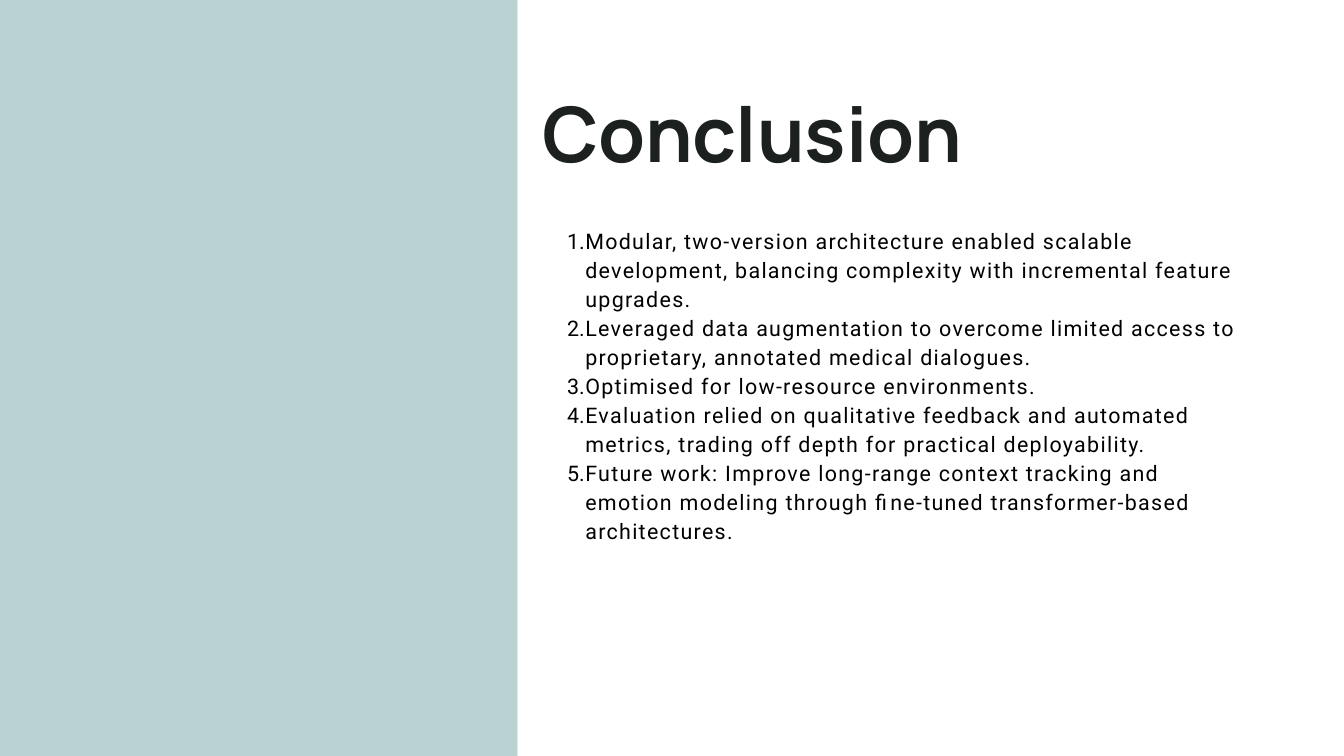
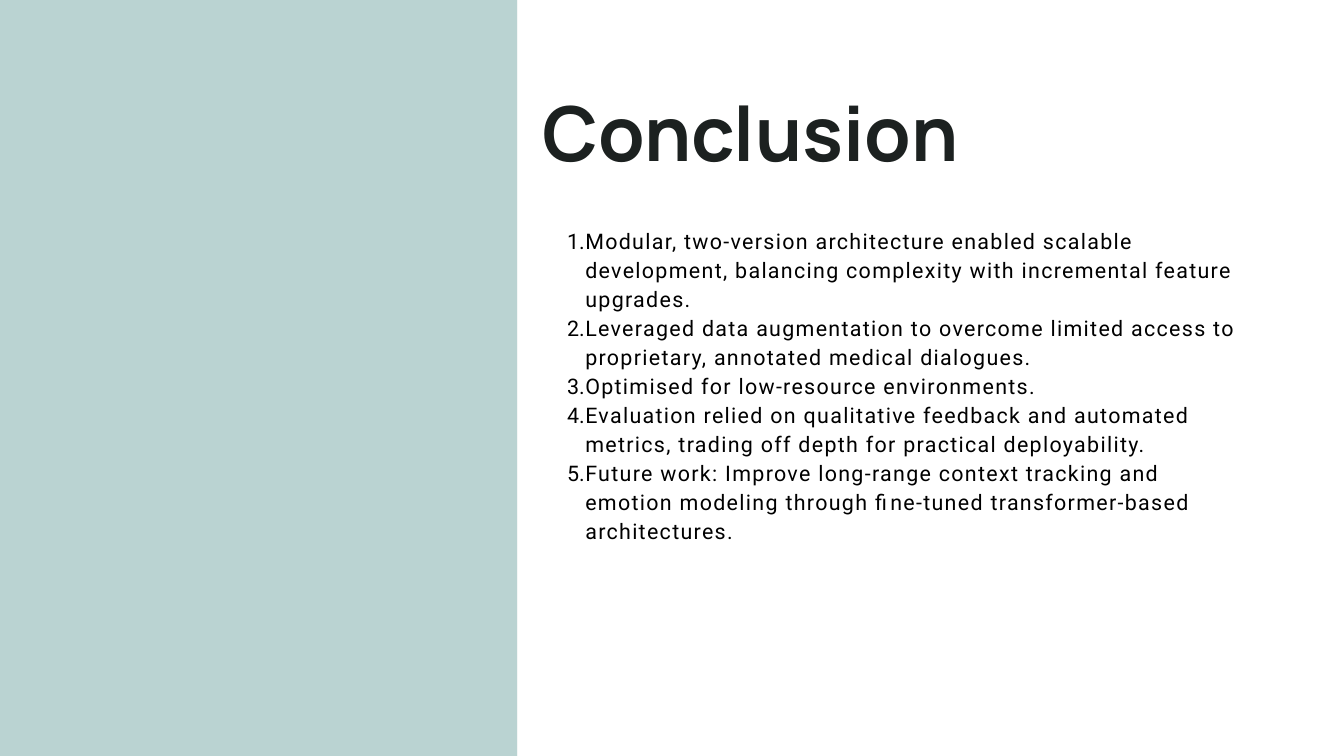
Before and after one commit to chihnara/empathetic-medchat, a slide deck: slide 9 of docs/demo.pptx (slide 8 before the commit). Drawn at 1344x756 pixels with LibreOffice and Linux fonts; fonts in the diff are those of the drawing; grey boxes stand for pictures. Boxes give left, top, right and bottom in pixels: in the first picture for what was removed or moved away, otherwise in the second. Text is boxed around its words. In the diff, an @@ line names an element or a change of style, - is before the commit and + after.

```diff
--- a/docs/demo.pptx
+++ b/docs/demo.pptx
@@ text "Conclusion" at bbox=[542, 105, 958, 162]: size 81.8 to 81 pt; line spacing 79.3pt to 79pt @@
```
Also in this commit, not shown: 9 other slides changed, 1 slide added, 2 other files.
